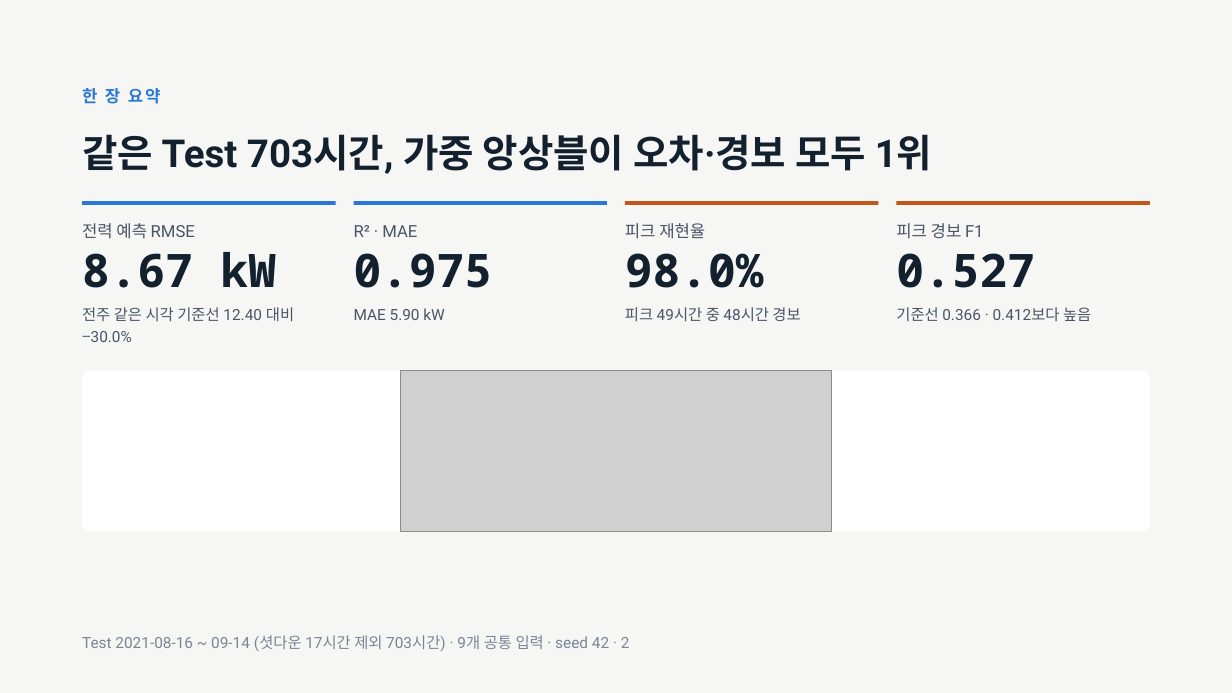
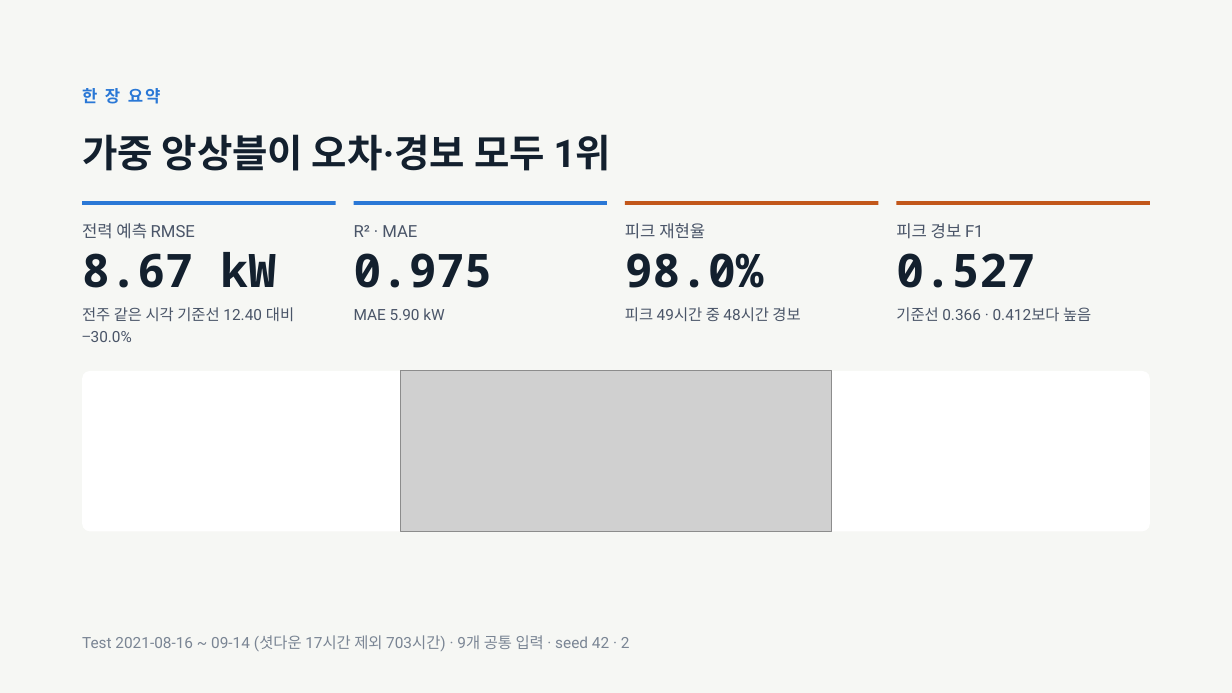
Before and after one commit to jgi0117/KAMP-Competition, a slide deck: slide 2 of docs/presentation/OKM 전력 피크 예측 발표.pptx. Drawn at 1232x693 pixels with LibreOffice and Linux fonts; fonts in the diff are those of the drawing; grey boxes stand for pictures. Boxes give left, top, right and bottom in pixels: in the first picture for what was removed or moved away, otherwise in the second. Text is boxed around its words. In the diff, an @@ line names an element or a change of style, - is before the commit and + after.

```diff
--- a/docs/presentation/OKM 전력 피크 예측 발표.pptx
+++ b/docs/presentation/OKM 전력 피크 예측 발표.pptx
@@ title at (82, 134, 611, 171): text changed @@
-같은 Test 703시간, 가중 앙상블이 오차·경보 모두 1위
+가중 앙상블이 오차·경보 모두 1위
```
Also in this commit, not shown: 12 other slides changed.
